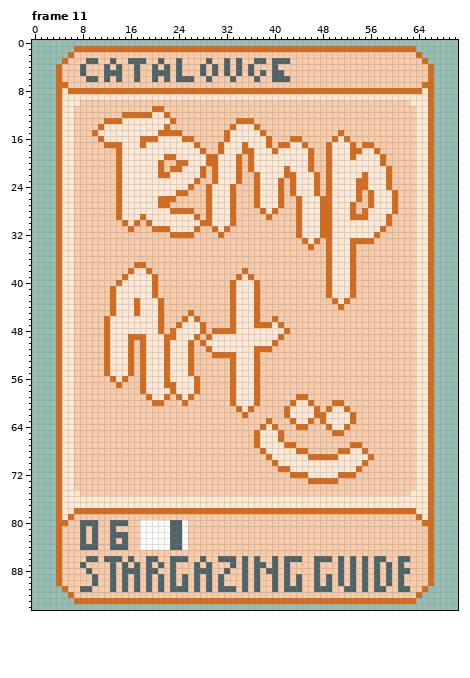
Two versions of one pixel-art file, art/DuckItems.aseprite. The picture above is the old version.
71x95 pixels, 25 frames. Shown: frame 11. The commit also changed other frames, which this record leaves out.
New version:
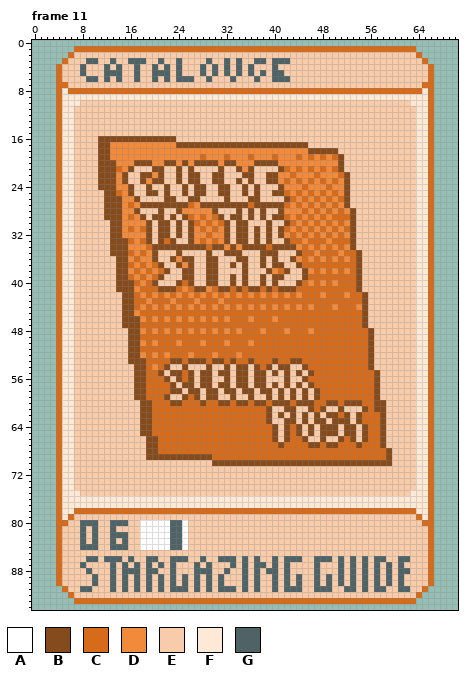
Palette (. is transparent): A #ffffff  B #864b1c  C #d66b1b  D #f28a3c  E #f8cbaa  F #fde9d6  G #4f6367
The exact change:
Changed rows in their new state; - is an unchanged pixel.
Frame 11, layer "Art":
first column x 10:
11 ----------EE---------------------------------------
12 -----EEEEEEEE--------------------------------------
13 --EEEEEEEEEEEE----------EEE------------------------
14 -EEEEEEEEEEEE----------EEEEE-----------------------
15 EEEEEEEEEEEEEEE-------EEEEEEE------------E---------
16 -BBBBBBBBBBBBBEEE-----EEEEEEEE---EE-----EEE--------
17 -BBDDDDDDDDDDDBBBBBBBBBBBBBBBBBBBBBB---EEEEE-EE----
18 -BBDDDDDDDDDDDDDDDDDDDDDDDDDDDDDDDDDBBBBBEEEEEEE---
19 -BBDDDDDDDDDDDDDDDCDDDCDDD-DDDCDDDCD-DCDCBEEEEEEE--
20 -BBBDDDBBBDDBBDBDBBBBDBBDDDBBBBDDDDDDDDDDBEEEEEEE--
21 -BBB-DBEEEBB-EBEBEE-EBEEBDBEEEEB-DCD-DCDCBEEEEEEEE-
22 -BBBDBEEBBDBEEBEBBE-BBEEEBBEEBBDD-DDD-DDDCBEEEEEEE-
23 -BBBDBEEBDBBEEBEBB--BBEEB-BEEBBDCDCDCDCDCDBEEEEEEE-
24 -BBBDDBEEBEEBEEBEBBEEBBE-B-BEEEBDDDCDDD-DDBEEEEEEE-
25 --BB-DBEEBBEBEEB-BBEEBBE-B-BEEBBCDCDCDCDCDBEE-EEEEE
26 --BBBDDBEEEEBB--BB-EEEBE--BBEEEEBCDCDCD-DCBEE-EEEEE
27 --BBBDCDBBBBBBBBCDBBBBBBBBCBBBBBCD-DCD-DCDBE--EEEEE
28 --BBBDDBEEEBEEBDDDDDBEEEB-B-BEEBDDDCDCD-DCDB-EEEEEE
29 --BBBDCDBEBBEBEBCDCDCBEBB-B-BEBBCD-DCD-DCCCBEEEEEE-
30 ---BBDDDDBEBBEBEBCD-DCBEBB---B--BCDCDCD-DCDBEEEEEE-
31 ---BBD-DCBEBBEBEBDCD-DB-BB-B-B-BCD-DCD-DCDCBEEEEE--
32 ---BBDDDDB-BBEBEBDDCDDB-BB-B-B-BDCDCDCD-DCDBEEEE---
33 ---BBBCDCB-BCB--BDCDCDB-BB-B-B--BCCDC-CDCCCBEEE----
34 ---BBBDDDCBBBBBBBBBCBBDBDBBBBCBBBBDCDCD-DCDB-------
35 ---BBBCDCDB---B----B--BBB---BBB---BCCDC-CDC-B------
36 ----BBDCDDB--BDBB--BB---BB--B-B--BDCDCD-DCD-B------
37 ----BBCD-DCB--BDB--BB--B-B--B-BB--BCCCC-CCC-B------
38 ----BBDCD-DCB--BB--BB----B---BDCB--BDCD-DCD-B------
39 ----BBCDCD-B---BB--BB--BEBE-B-BB---BCCC-CCC-B------
40 ----BBBCDCB---BCB--BB--BEBEEB-B---BCDCD-DCC-B------
41 ---EBBBDCC-BBBCDCBBDCBB-BCBBCBCBBBCCCCC-CCC-B------
42 ---EEBBCDCDCDCDCDCDCDCD-DCD-DCDCDCDCCCD-CCD-CB-----
43 ---EEBB-CDC-CDCCCDCCCDC-CCC-CCCCCCCCCCCC-C-CCB-----
44 ---EEBB-DCD-DCDCDCDCDCD-DCD-DCDCDCDCDCCCD-CCDB-----
45 ---EEBBDCCC-CCCC-CCCCCC-CCC-CCCCCCCCCCCCCCCCCB-----
46 --EEEBBBDCD-DCD-D-DCDCD-CCD-CCDCCCCCCCCCCCCCCB-----
47 --EEEBBBCCC-CC-CCC-CCCC-CCC---C-CCCCCCCCCCCCCB-----
48 --EEEEBBDCD-D-DCDCDCD-D-DCCCDCCCDCCCDCCCCCCCCCB----
49 --EEEEBB-CCC--CCC-C-CCCCCCCCCCC-CCCCCCCCCCCCCCB----
50 --EEEEBBDCDC-CDC-CDCCCDCCCDCCC-CCCCCCCCCCCCCCCB----
51 --EEEEBB-CCC-CCC-CC-CCCCCCC---CCCCCCCCCCCCCCCCB----
52 --EEEEBBDCDCDCCCDCCCD---DCC-CCCCCCCCCCCCCCCCCCB----
53 --EEEEBBBCCC-BBCBBBCBBCBCCB-CCBCCBBCCCCCCCCCCCB----
54 --EEEEEBBCDCBEEBE--B--BEBBEBCB-BB--BCCCCCCCCCCB----
55 --EEEEEBBCCBEBBCB-BB-BBEBBEBB-B-B-B-BCCCCCCCCCCB---
56 ---EEE-BBCCCBEBCBEBB--BEBBEBB---B--BCCCCCCCCCCCB---
57 ----E--BBCCC-BEBBEBB-BBEBBEBB-B-B-B-BCCCCCCCCCCB---
58 -------BBCCCCBBEBB-BB-BBEBBEBB-B-B-B-BCCCCCCCCCB---
59 -------BB-CCB-EB-B-BB--BEEBE-B-B-BEB-BCCCCCCCCCB---
60 --------BB--CBB-CCBCCBB-BBCBBCBBB-BBBCCBB-BBBCCBB--
61 --------BBCCCCCCCCCCCCCC-C-CCB--BBEEB-BEEBE--BCBB--
62 --------BBCCCCCCCCCCCCCCC-CCCB-BEBEBEBEBBCBEBCCCB--
63 --------BBCCCCCCCCCCCCCCCCCCCB--BBEBEBBEBBBEBCCCB--
64 --------BBCCCCCCCCCCCCCCCCCC-CB-BCBEB-BBBEBB-BCCB--
65 --------BBCCCCCCCCCCCCCCCCC-CCBEBCB-B-BBBEBB-BCCB--
66 ---------BBCCCCCCCCCCCCCCCC-CCBEBCCB--B--BCB-BCCB--
67 ---------BBCCCCCCCCCCCCCCCC-CCCB--CCBBCBBCC-BCCCB--
68 ---------BBCCCCCCCCCCCCCCCCC-CCCCC--CCCCC--CC-CCCB-
69 ---------BBBBBBBBBBBCCCCCCCCC-CCCCCC-----CCCCC-CCB-
70 --------------------BBBBBBBBBBBBBBBBBBBBBBBBBBBBBB-
71 -------------------------------EEEEEEEEEEEEEE------
72 ---------------------------------EEEEEEEEEEE-------
73 ------------------------------------EEEEE----------
